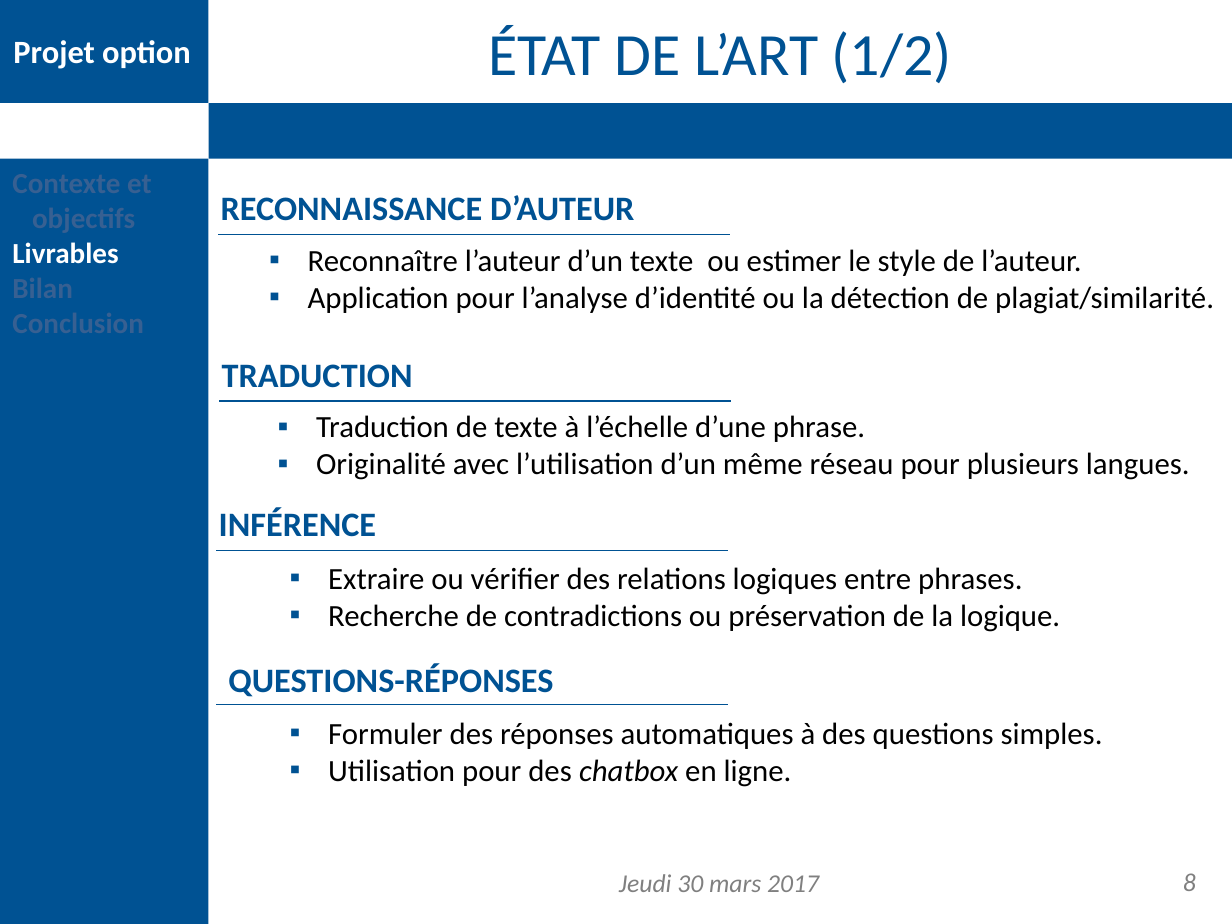
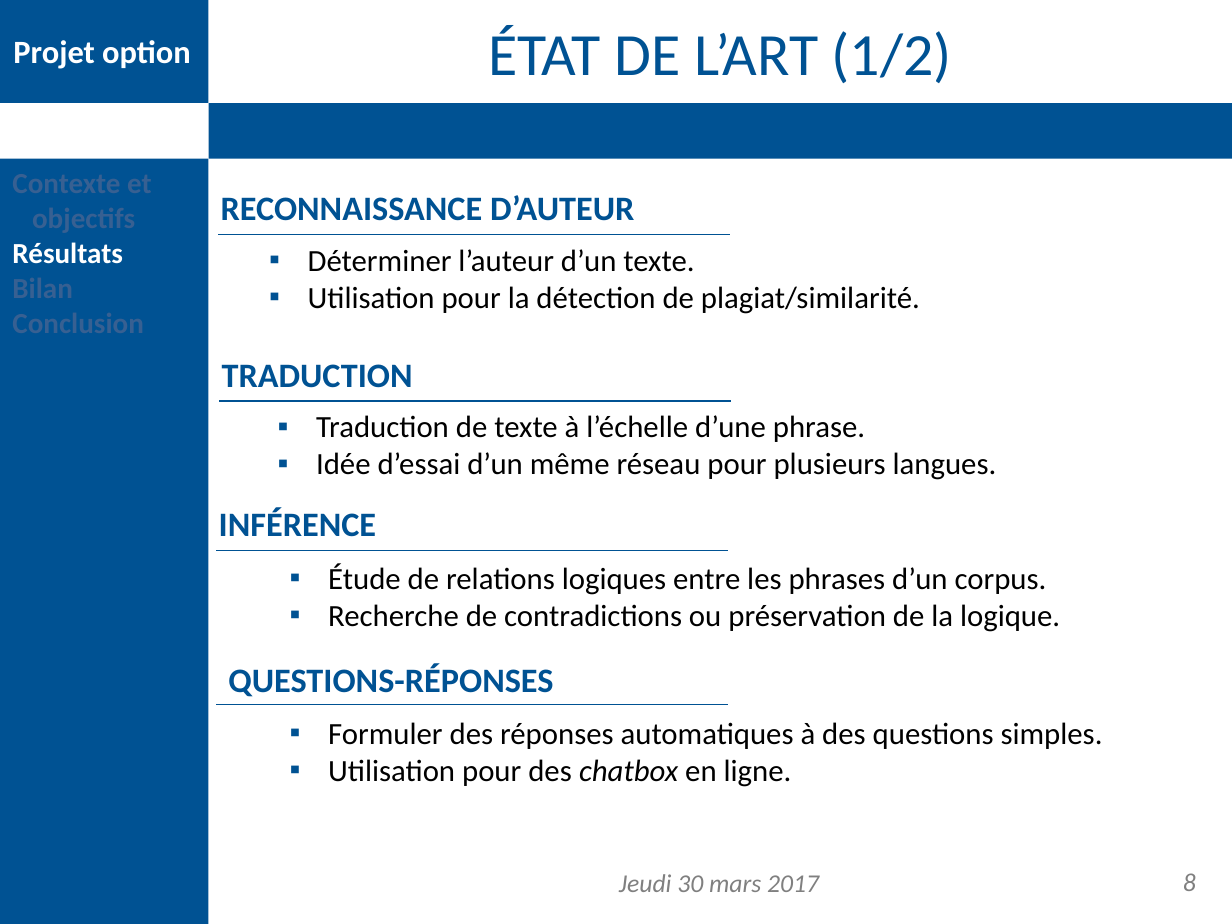
Before and after one commit to DDouteaux/Projet_option_info, a slide deck: slide 8 of Présentation finale/presentation_finale.pptx. Drawn at 1232x924 pixels with LibreOffice and Linux fonts; fonts in the diff are those of the drawing; background and template pictures are left out. Boxes give left, top, right and bottom in pixels: in the first picture for what was removed or moved away, otherwise in the second. Text is boxed around its words. In the diff, an @@ line names an element or a change of style, - is before the commit and + after.

```diff
--- a/Présentation finale/presentation_finale.pptx
+++ b/Présentation finale/presentation_finale.pptx
@@ text at box(12, 242, 123, 264): text changed @@
-Livrables
+Résultats
@@ text at box(308, 249, 920, 314): text changed @@
-▪ Reconnaître l’auteur d’un texte ou estimer le style de l’auteur.
-▪ Application pour l’analyse d’identité ou la détection de plagiat/similarité.
+▪ Déterminer l’auteur d’un texte.
+▪ Utilisation pour la détection de plagiat/similarité.
@@ text at box(316, 452, 997, 480): text changed @@
-▪ Originalité avec l’utilisation d’un même réseau pour plusieurs langues.
+▪ Idée d’essai d’un même réseau pour plusieurs langues.
@@ text at box(328, 563, 1047, 595): text changed @@
-▪ Extraire ou vérifier des relations logiques entre phrases.
+▪ Étude de relations logiques entre les phrases d’un corpus.
```
Also in this commit, not shown: 15 other slides changed, 1 other file.
